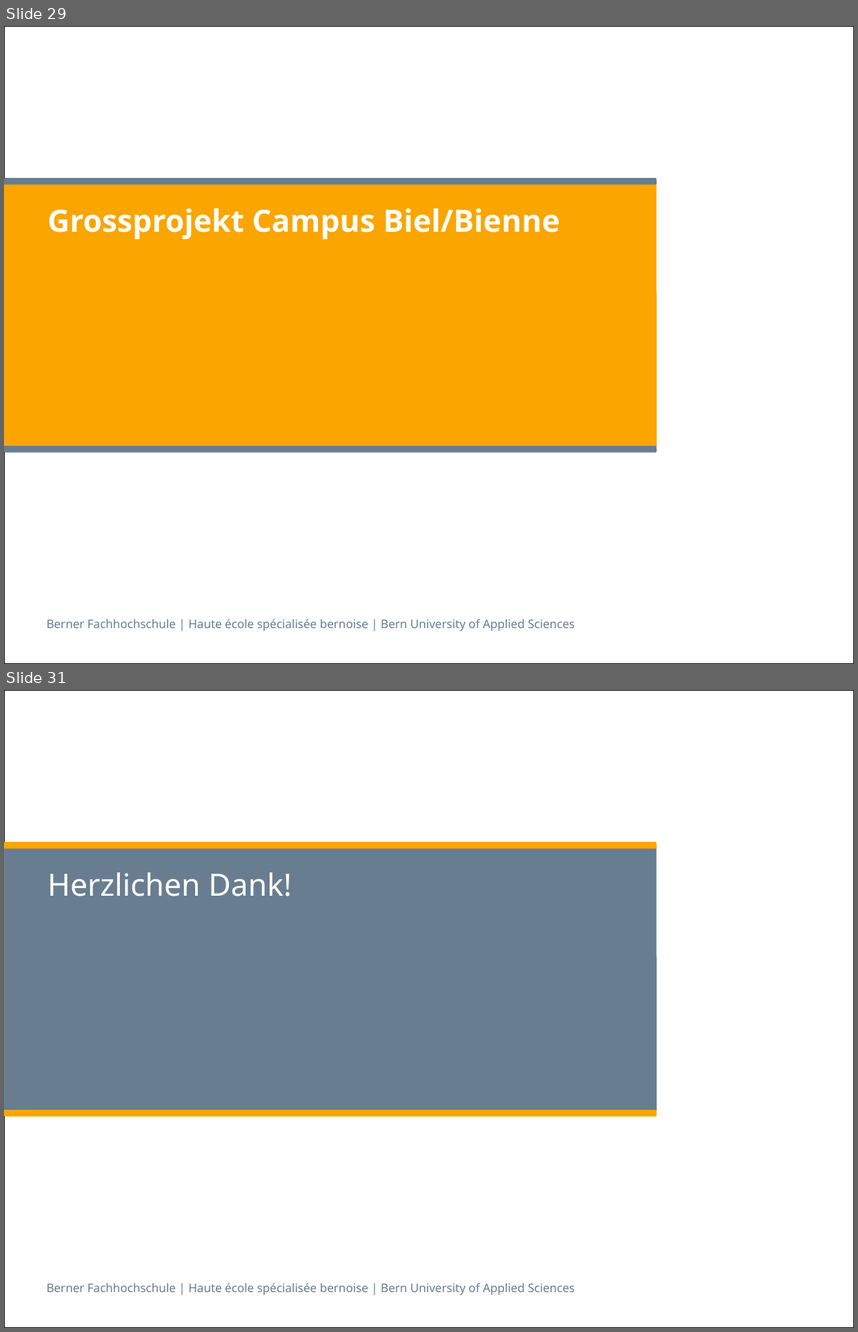
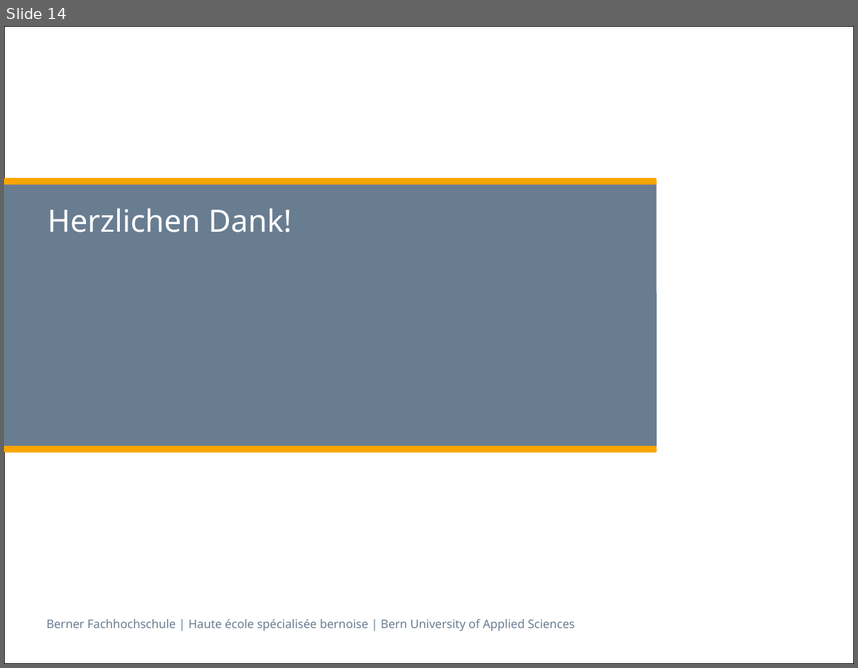
Before and after one commit to zyssm4/ch.bfh.btx8081.w2015.red, a slide deck: doc/Task14/task14_presentation Schlurp.pptx. Shown one above the other, each under a label of ours: slides 29 and 31 before the commit, slide 14 after it; the slides between them are not shown. The pictures are 858x1332 and 858x668 pixels, drawn with LibreOffice and Linux fonts; fonts in the diff are those of the drawing. Boxes give left, top, right and bottom in pixels: in the first picture for what was removed or moved away, otherwise in the second. Text is boxed around its words. In the diff, an @@ line names an element or a change of style, - is before the commit and + after.

```diff
--- a/doc/Task14/task14_presentation Schlurp.pptx
+++ b/doc/Task14/task14_presentation Schlurp.pptx
@@ slide 29 removed at [4,26,854,664], background #FFFFFF; not listed: 2 template elements that a slide beside it also shows @@
@@ rounded rectangle removed at [4,181,657,448] @@
@@ rounded rectangle removed at [4,178,657,185] @@
@@ title removed at [47,208,560,239] @@
-Grossprojekt Campus Biel/Bienne
@@ rounded rectangle removed at [4,446,657,452] @@
@@ what was slide 31 is now slide 14 @@
```
Also in this commit, not shown: 1 slide changed, 12 slides added, 28 other slides removed.
